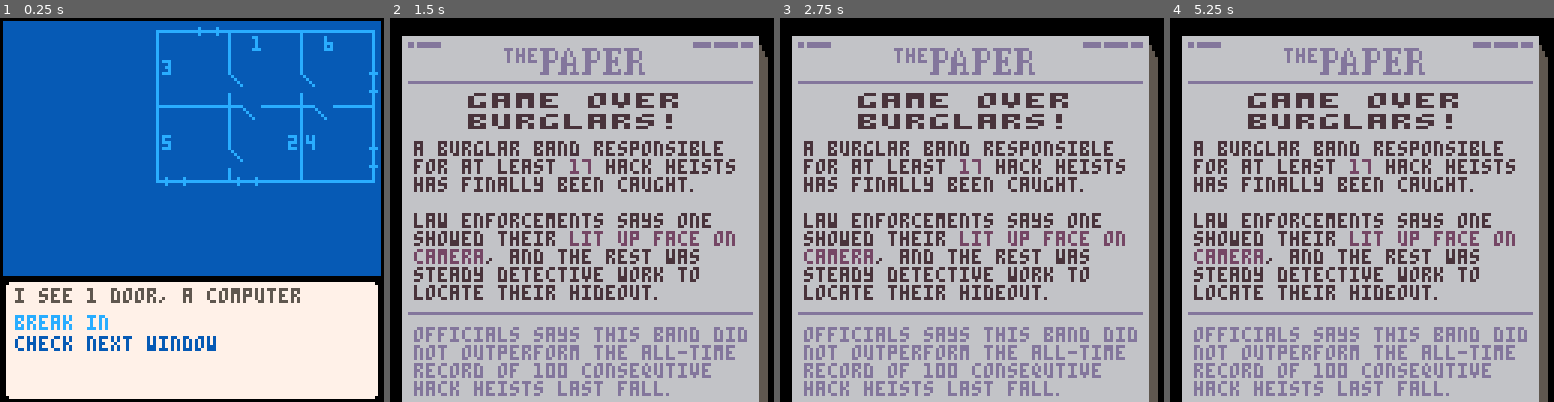
Above: before the commit, frames 1-4 (left to right).
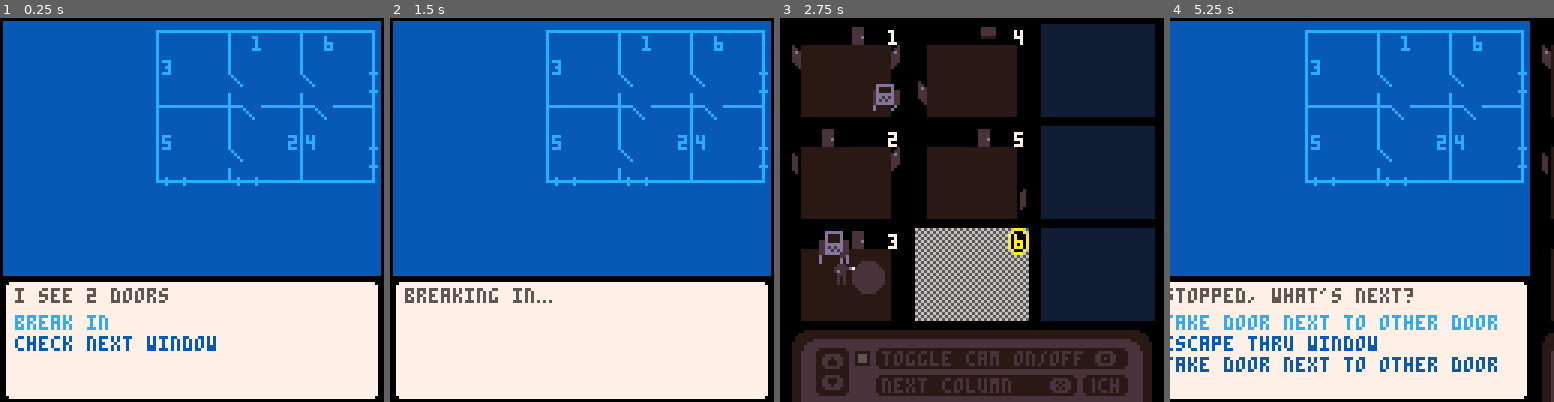
Above: after the commit, the same moments.

Repository: ironchestgames/pico-8-carts
Game: PICO-8 cartridge hackheist.p8
Same seed, same stepped clock (60 frames per second), same inputs: the game is played once before the commit and once after it.
Inputs:
- Up to frame 1 (0.25 s): no input
- Up to frame 2 (1.5 s): tap X (X key) at 0.33, 1.07 s; tap O (Z key) at 0.7 s
- Up to frame 3 (2.75 s): hold Right 1.6-2.1 s; tap O (Z key) at 1.7, 2.1, 2.5 s; tap X (X key) at 1.85 s; hold Up 2.15-2.42 s; hold Right from 2.47 s (still down)
- Up to frame 4 (5.25 s): tap O (Z key) every 0.4 s from 2.9 to 4.9 s; tap X (X key) at 2.97, 4.08, 5.2 s; release Right at 3.03 s; hold Left 3.08-3.58 s; hold Down 3.63-3.97 s; hold Right 4.02-4.68 s; hold Up 4.73-5.03 s; hold Left from 5.08 s (still down)

The runs differ from the first frame. In frame 1, 0.7% of the frame differs, in the area x 22-79%, y 2-75%; in frame 2, 97%; in frame 3, 89%; in frame 4, 98%, in the area x 0-100%, y 0-100%.

Commit message:
hackheist - add being arrested, many small fixes

Diff:
--- a/hackheist.p8
+++ b/hackheist.p8
@@ -78,6 +78,7 @@
  loot,rooms,windows={},{},{}
 
  -- set globals
+ isgameover=nil
  partnerroomid=nil
  partnerprevroomid=nil
  partnerwindowid=nil
@@ -285,30 +286,40 @@
   end
  end
 
- partnerstate='windowsearching'
- partnerwindowid=flrrnd(#windows-1)+1
-
  -- add computers
  local _computercount=0
  while _computercount == 0 do
   for _i=0,14 do
+
    if _computercount >= 2 then
     break
    end
+
    local _room=rooms[_i]
    if _room then
     for _j=1,#_room.objs do
      local _obj=_room.objs[_j]
+
      if _obj.typ == nil and rnd() < 0.5 then
       _room.objs[_j]={
        typ='computer',
        loot={ name='cute cat pictures', worth=5 },
       }
       _computercount+=1
+
+      for _j=1,#_room.objs do
+       local _obj=_room.objs[_j]
+       if _obj.typ == 'window' then
+        _room.objs[_j]={}
+        del(windows,_obj)
+       end
+      end
+
       break
      end
     end
    end
+
   end
  end
 
@@ -366,6 +377,10 @@
   end
  end
 
+ -- set partner state
+ partnerstate='windowsearching'
+ partnerwindowid=flrrnd(#windows-1)+1
+
  -- add guards
  local _guardcount=0
  for _i=0,14 do
@@ -420,10 +435,13 @@
  windowsearching_sneaking=true,
  breaking_in=true,
  escaped=true,
+ escaping=true,
  prehiding=true,
  roomchanging=true,
  hacking=true,
  hacking_sending=true,
+ arrested=true,
+ unhiding=true,
 }
 
 function _update60()
@@ -565,7 +583,9 @@
  elseif partnerstate == 'windowsearching' then
   local _doorcount=0
   local _seecomputer
-  for _obj in all(rooms[windows[partnerwindowid].roomid].objs) do
+  local _str='i see '
+  local _room=rooms[windows[partnerwindowid].roomid]
+  for _obj in all(_room.objs) do
    if _obj.typ == 'door' then
 
     _doorcount+=1
@@ -575,14 +595,24 @@
    end
   end
 
+  if _room.islit then
+   _str='room is lit, '
+  end
+
   if _doorcount == 1 then
-   partnermsg='i see 1 door'
+   partnermsg=_str..'1 door'
   else
-   partnermsg='i see '.._doorcount..' doors'
+   partnermsg=_str.._doorcount..' doors'
   end
 
   if _seecomputer then
    partnermsg=partnermsg..', a computer'
+  end
+
+  for _g in all(guards) do
+   if _g.roomid == _room.id then
+    partnermsg='i see a guard'
+   end
   end
 
 
@@ -594,13 +624,15 @@
    end,
   })
 
-  add(menus[0],{
-   str='check next window',
-   f=function()
-    partnerstate='windowsearching_sneaking'
-    partnerc=100
-   end,
-  })
+  if #windows > 1 then
+   add(menus[0],{
+    str='check next window',
+    f=function()
+     partnerstate='windowsearching_sneaking'
+     partnerc=100
+    end,
+   })
+  end
 
  else
   local _escapeadded,_hideadded
@@ -702,22 +734,11 @@
    menus[0]={{
     str='it\'s safe to come out',
     f=function()
-     partnermsg='ok, i\'m coming out'
-     partnerstate='unhiding'
+     partnermsg='ok, i\'m coming out\014\x90\015'
+     partnerstate='idling'
      partnerc=120
     end,
    }}
-
-  elseif partnerstate == 'unhiding' then
-   menus[0]={{
-    str='hide!',
-    f=function()
-     partnerobj=_obj
-     partnerstate='prehiding'
-     partnerc=120
-    end,
-   }}
-
   end
  end
 
@@ -774,8 +795,7 @@
   _opt.f()
  end
 
- if btnp(5) then
-  -- debug(cursels[screensel])
+ if isgameover and btnp(5) then
   initpaper()
   return
  end
@@ -840,7 +860,12 @@
     end
 
     partnerstate='idling'
-    partnermsg='i\'m in, what now?'
+
+    if _curroom.islit then
+     partnermsg='room is lit, is cam off?'
+    else
+     partnermsg='i\'m in, what now?'
+    end
    end
 
   elseif partnerstate == 'roomchanging' then
@@ -855,7 +880,7 @@
     local _curroom=rooms[partnerroomid]
     for _obj in all(_curroom.objs) do
      if _obj.leadsto == partnerprevroomid then
-      debug(_obj.typ) -- note: hard reproduce crash here
+      debug('875, '.._obj.typ) -- note: hard reproduce crash here
       partnerxoff=_obj.camcoords.xoff+_obj.camcoords.cx
       partneryoff=_obj.camcoords.yoff+_obj.camcoords.cy
       break
@@ -863,7 +888,11 @@
     end
 
     partnerstate='idling'
-    partnermsg='in next room, what now?'
+    if _curroom.islit then
+     partnermsg='room is lit, is cam off?'
+    else
+     partnermsg='in next room, what now?'
+    end
    end
 
   elseif partnerstate == 'hacking' then
@@ -899,7 +928,7 @@
    if partnerc <= 0 then
     partnerroomid=nil
     partnerstate='escaped'
-    partnerc=100
+    partnerc=150
     partnermsg='i made it out!'
    end
 
@@ -921,7 +950,13 @@
     partnermsg='next move'
    end
 
+  elseif partnerstate == 'arrested' then
+   partnermsg='i\'m caught!'
+   isgameover=true
+
   elseif partnerstate == 'escaped' then
+   partnerc-=1
+   isleveldone=true
 
   end
  end
@@ -931,7 +966,22 @@
   _g.flashlightx=_g.xoff+cos(_a)*9*(_g.flipx and -1 or 1)
   _g.flashlighty=_g.yoff-2+sin(_a)*9
 
-  if _g.ismoving then
+  if _g.roomid == partnerroomid and (rooms[partnerroomid].islit or dist(_g.flashlightx,_g.flashlighty,partnerxoff,partneryoff) < 9) then
+   if partnerstate != 'arrested' then
+    partnerc=240
+    partnerstate='arrested'
+   end
+
+   partnerismoving=nil
+   _g.flashlightx=partnerxoff
+   _g.flashlighty=partneryoff
+   _g.a=atan2(partnerxoff-_g.xoff,partneryoff-_g.yoff)
+   _g.flipx=cos(_g.a) < 0
+   _g.ismoving=nil
+   _g.state='arresting'
+   _g.c=0
+
+  elseif _g.ismoving then
    local _a=atan2(_g.targetx-_g.xoff,_g.targety-_g.yoff)
    local _dx=cos(_a)*0.1
    _g.flipx=_dx < 0
@@ -964,6 +1014,7 @@
      local _nextroom=rooms[_g.target.leadsto]
      for _obj in all(_nextroom.objs) do
       if _obj.leadsto == _g.roomid then
+       debug('1015, '.._obj.typ) -- note: hard crash here
        _g.xoff=_obj.camcoords.xoff+_obj.camcoords.cx
        _g.yoff=_obj.camcoords.yoff+_obj.camcoords.cy
        _g.roomid=_nextroom.id
@@ -974,6 +1025,9 @@
        _g.targety=22
       end
      end
+
+    elseif _g.state == 'arresting' then
+     -- pass
     end
 
    end
@@ -986,7 +1040,11 @@
  end
 
  -- check for game over
- if sirenc == nil and computertraced >= computertracedmax then
+ if computertraced >= computertracedmax then
+  isgameover=true
+ end
+
+ if sirenc == nil and isgameover then
   sirenc=time()
  end
 
@@ -1014,7 +1072,10 @@
  sspr(8,91,120,37,-124,91)
  sspr(8,92,10,10,-124,4,10,10,false,true)
  sspr(8,92,10,10,-14,4,10,10,true,true)
+
+ rectfill(-115,13,-15,87,15)
  rectfill(-114,14,-16,86,1)
+
  line(-113,59,-17,59,3)
 
  rectfill(-113,83,-17,85,3)
@@ -1139,6 +1200,7 @@
  end
 
  -- draw screen 1
+ rectfill(137,10,245,128,0)
  sspr(8,67,120,24,131,104)
 
  local _camcount=0
@@ -1191,6 +1253,7 @@
      end
     end
 
+    -- draw obj
     for _j=1,#_room.objs do
      local _obj=_room.objs[_j]
      if _obj then
@@ -1227,9 +1290,11 @@
       if flr(time()*5) % 2 == 0 then
        _frameoff=14
       end
+     elseif partnerstate == 'arrested' then
+      _frameoff=35
      end
 
-     sspr(7+_frameoff,_room.islit and 45 or 56,7,11,_px-3,_py-10,7,11,partnerflipx)
+     sspr(7+_frameoff,(_room.islit or partnerstate == 'arrested') and 45 or 56,7,11,_px-3,_py-10,7,11,partnerflipx)
     end
 
     -- draw guards in room
@@ -1242,6 +1307,8 @@
        if flr(time()*5) % 2 == 0 then
         _frameoff=16
        end
+      elseif _g.state == 'arresting' then
+       _frameoff=24
       end
 
       sspr(50+_frameoff,_room.islit and 45 or 56,8,11,_x+_g.xoff-3,_y+_g.yoff-10,8,11,_g.flipx)
@@ -1278,6 +1345,14 @@
 
  if menus[1][cursels[1]].ison then
   rectfill(127+26,112,127+28,114,10)
+ end
+
+ -- continue message
+ if isgameover or isleveldone then
+  local _x=camerax+36
+  rectfill(_x-4,0,_x+58,8,0)
+  rect(_x-4,0,_x+58,8,10)
+  print('\x97 to continue',_x,2,10)
  end
 
 end
